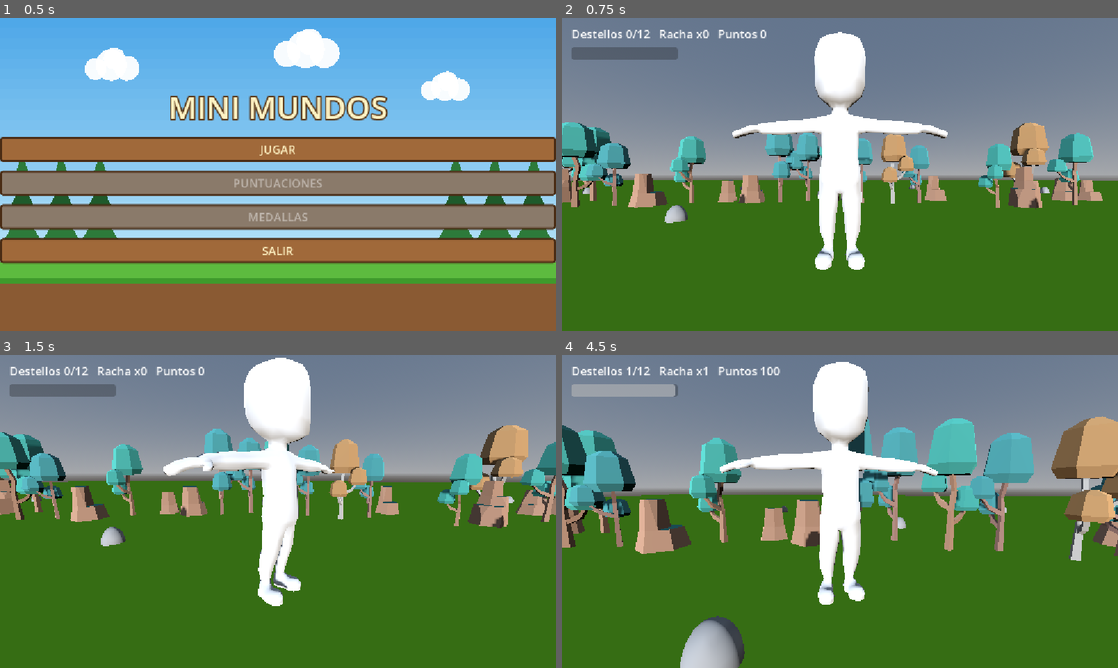
Above: before the commit, frames 1-4 (two rows, left to right).
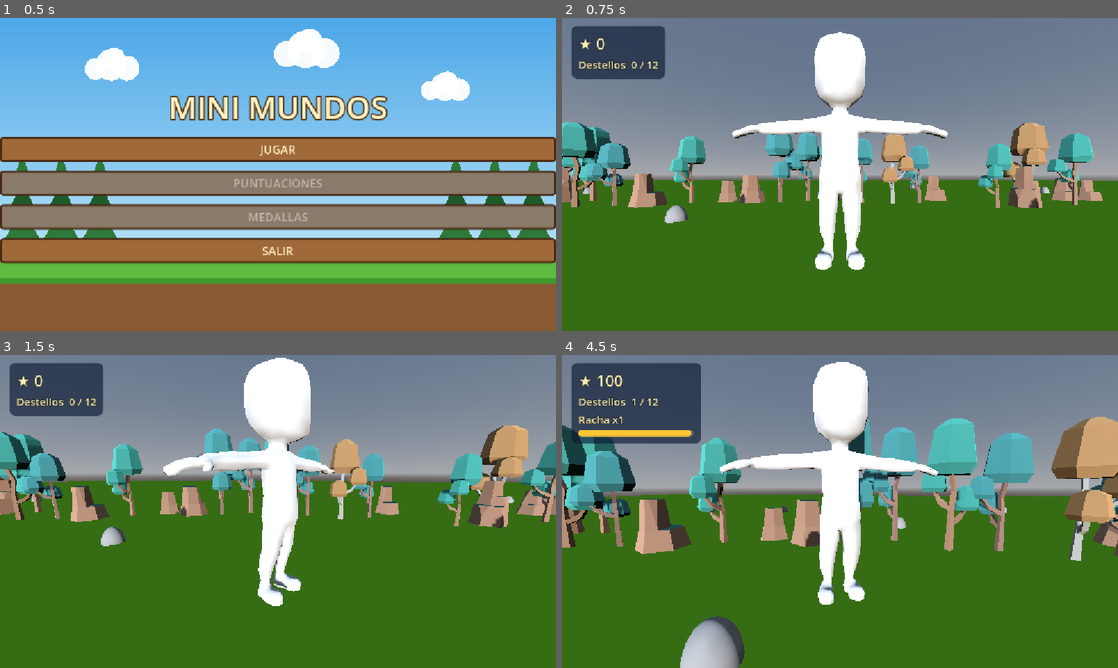
Above: after the commit, the same moments.

Repository: YudyAL/MiniMundosOficial
Game: Godot game, scene res://Escenas/MenuInicio.tscn
The game is run twice, just before and just after one commit, with the same random seed, the same clock (stepped at 60 frames per second) and the same inputs.
Inputs (mouse positions are in pixels of both pictures, inside the frame that each line leads up to):
- Up to frame 1 (0.5 s): no input
- Up to frame 2 (0.75 s): click "JUGAR" at 0.5 s
- Up to frame 3 (1.5 s): tap Enter at 1.25 s; move the mouse to (272, 517) at 1.27 s; hold W (move_forward) from 1.28 s (still down); tap Space (attack) at 1.35 s
- Up to frame 4 (4.5 s): move the mouse to (878, 514) at 2.02 s; tap Shift (run) at 2.1, 3.6 s; move the mouse to (795, 508) at 2.77 s; tap Space (attack) at 2.85, 4.35 s; move the mouse to (845, 511) at 3.52 s; release W (move_forward) at 3.53 s; hold A (move_left) 3.53-4.28 s; move the mouse to (817, 505) at 4.27 s; hold W (move_forward) from 4.28 s (still down)

Frame 1 is identical in both runs. In frame 2, 3.1% of the frame differs, in the area x 1-37%, y 2-20%; in frame 3, 3.1%; in frame 4, 6.1%, in the area x 1-40%, y 2-29%.

Commit message:
diseño al HUD con colores, tipografía y barra de racha

Diff:
--- a/game-start/Scripts/hud.gd
+++ b/game-start/Scripts/hud.gd
@@ -1,19 +1,49 @@
 extends CanvasLayer
 
-var label := Label.new()
+var panel := PanelContainer.new()
+var caja := VBoxContainer.new()
+var label_destellos := Label.new()
+var label_puntos := Label.new()
+var label_racha := Label.new()
 var bar := ProgressBar.new()
 
 func _ready() -> void:
-	label.position = Vector2(20, 16)
-	label.add_theme_font_size_override("font_size", 24)
-	add_child(label)
-	bar.position = Vector2(20, 60)
-	bar.size = Vector2(220, 16)
+	var estilo := StyleBoxFlat.new()
+	estilo.bg_color = Color(0.05, 0.1, 0.2, 0.65)
+	estilo.set_corner_radius_all(12)
+	estilo.set_content_margin_all(14)
+	panel.add_theme_stylebox_override("panel", estilo)
+	panel.position = Vector2(20, 16)
+	add_child(panel)
+
+	caja.add_theme_constant_override("separation", 6)
+	panel.add_child(caja)
+
+	for l in [label_puntos, label_destellos, label_racha]:
+		l.add_theme_font_size_override("font_size", 22)
+		l.add_theme_color_override("font_color", Color(1, 0.95, 0.7))
+		l.add_theme_color_override("font_outline_color", Color(0, 0, 0, 0.8))
+		l.add_theme_constant_override("outline_size", 4)
+		caja.add_child(l)
+	label_puntos.add_theme_font_size_override("font_size", 32)
+
+	var fondo := StyleBoxFlat.new()
+	fondo.bg_color = Color(1, 1, 1, 0.15)
+	fondo.set_corner_radius_all(7)
+	var relleno := StyleBoxFlat.new()
+	relleno.bg_color = Color(1, 0.78, 0.2)
+	relleno.set_corner_radius_all(7)
+	bar.add_theme_stylebox_override("background", fondo)
+	bar.add_theme_stylebox_override("fill", relleno)
+	bar.custom_minimum_size = Vector2(240, 14)
 	bar.max_value = Game.STREAK_WINDOW
 	bar.show_percentage = false
-	add_child(bar)
+	caja.add_child(bar)
 
 func _process(_delta: float) -> void:
-	label.text = "Destellos %d/%d   Racha x%d   Puntos %d" % [
-		Game.calmed, Game.TOTAL_DESTELLOS, Game.streak, Game.score]
+	label_puntos.text = "★ %d" % Game.score
+	label_destellos.text = "Destellos  %d / %d" % [Game.calmed, Game.TOTAL_DESTELLOS]
+	label_racha.text = "Racha x%d" % Game.streak
+	label_racha.visible = Game.streak > 0
+	bar.visible = Game.streak_left > 0.0
 	bar.value = Game.streak_left
